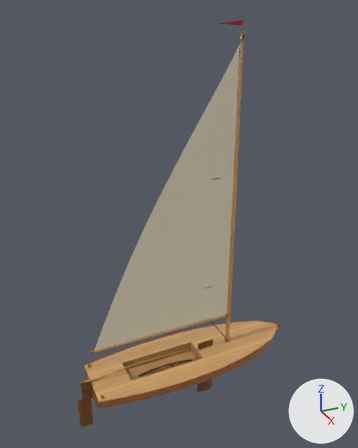
The glTF model art/boats/jolly-boat.glb as it was, and as the next commit left it.
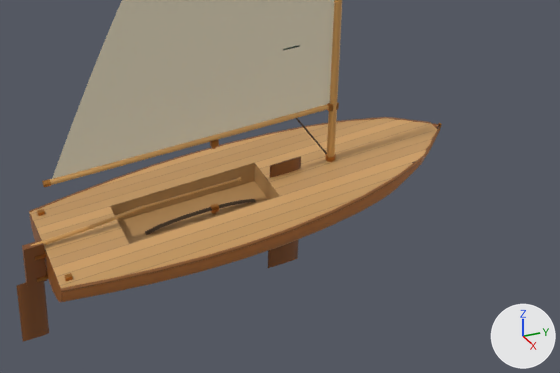
Each version is shown whole from a 50 mm camera at (7.25, -3.41, 6.85) aimed at (-0.17, -0.07, 3.14), then close up on the part from 19% to 94% of the width and 59% to 99% of the height. The lights are fixed; the arrows at lower right show +X, +Y and +Z. The older version's two pictures come first. Where no turn or scale is listed for an object, it has been applied to the vertices. Vertices at exactly the same position are counted once.

Objects in the first close-up: 'boom', 'daggerboard', 'hull', 'mast', 'rudder', 'sail', 'strap', 'tiller' and 4 more.
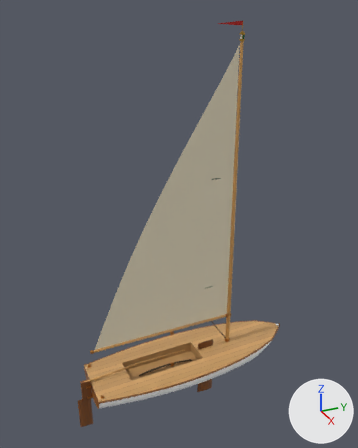
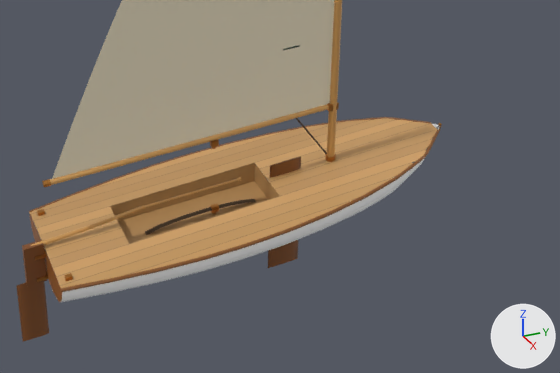
Location of each change, [x1, y1, x2, y2] in pixels of the close-ups (560 x 373 px):
```json
{"part": 1, "of": "me_mesh_0", "change": "recoloured", "before": [61, 123, 440, 302], "after": [61, 123, 440, 302]}
```

Scene script edits in JSON lines:
```json
{"block": "me_mesh_0", "where": "me_mesh_0.from_pydata(...)  # 4738 vertices, 9191 faces; spans x -0.72..0.72, y -2.05..2.26, z -0.1..0.41"}
{"block": "me_mesh_0", "where": "# used by ob_hull; location = (0.0, 0.0, 0.0)"}
{"block": "me_mesh_0", "change": "me_mesh_0 part 1: 2220 faces centred in x -0.7..0.7, y -1.93..2.2, z -0.09..0.39 are repainted in the vertex colours; the middle colour goes from brown #b26e35 to white #ffffff"}
```
